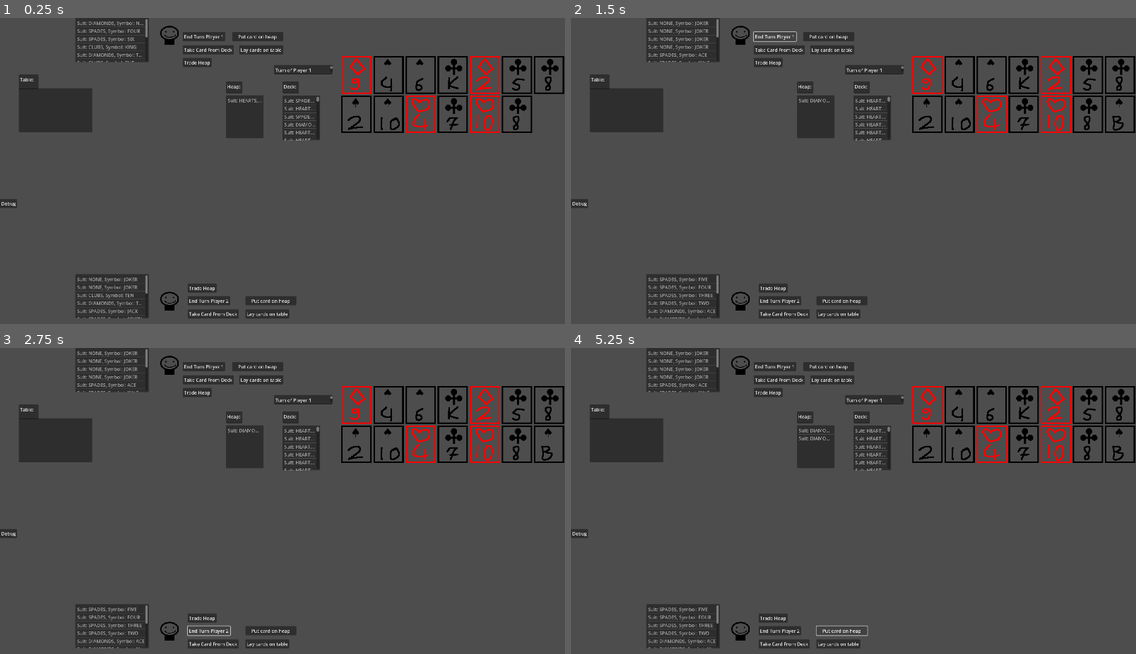
Above: before the commit, frames 1-4 (two rows, left to right).
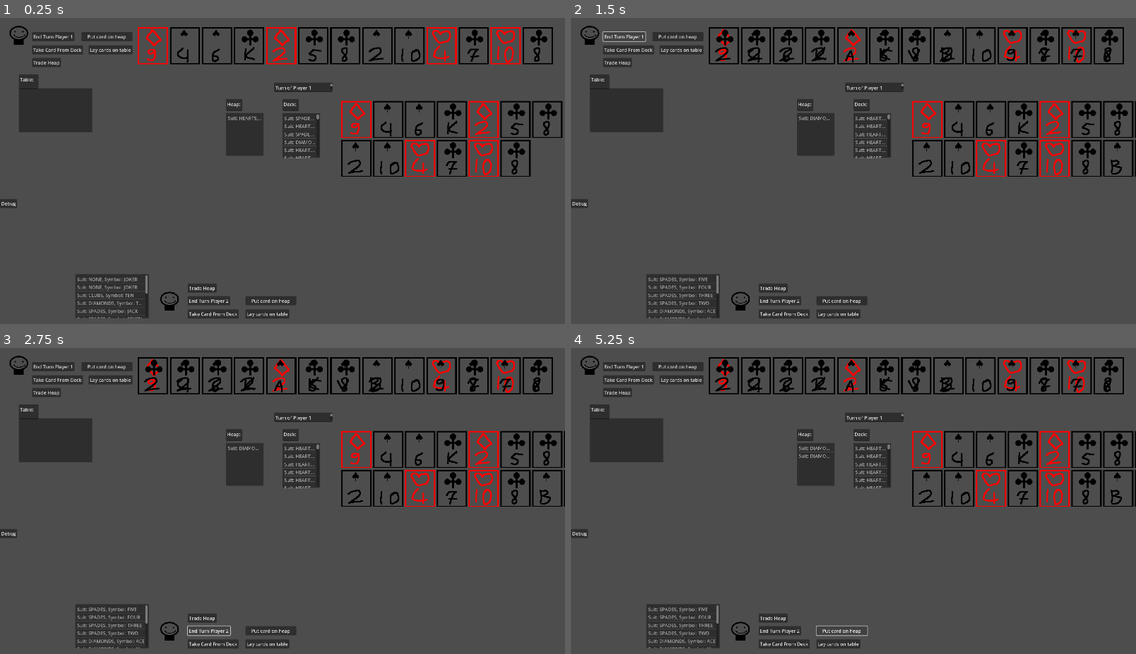
Above: after the commit, the same moments.

Repository: Brentem/JokerRummy
Game: Godot game, scene res://scenes/main.tscn
The game is run twice, just before and just after one commit, with the same random seed, the same clock (stepped at 60 frames per second) and the same inputs.
Inputs:
- Up to frame 1 (0.25 s): no input
- Up to frame 2 (1.5 s): click "Debug" at 0.5 s; click "End Turn Player 1" at 1.25 s
- Up to frame 3 (2.75 s): click "End Turn Player 2" at 2 s
- Up to frame 4 (5.25 s): click "Take Card From Deck" at 2.75 s; click "Take Card From Deck" at 3.5 s; click "Put card on heap" at 4.25 s; click "Put card on heap" at 5 s

The runs differ from the first frame. In frame 1, 12% of the frame differs, in the area x 1-100%, y 0-52%; in frame 2, 12%; in frame 3, 13%; in frame 4, 13%.

Commit message:
Drawing Player One's hand with Node2D.

Diff:
--- a/project/project.godot
+++ b/project/project.godot
@@ -12,7 +12,7 @@
 
 config/name="JokerRummy"
 run/main_scene="res://scenes/main.tscn"
-config/features=PackedStringArray("4.3", "Forward Plus")
+config/features=PackedStringArray("4.4", "Forward Plus")
 config/icon="res://icon.svg"
 
 [display]
--- a/project/scenes/card.tscn
+++ b/project/scenes/card.tscn
@@ -12,7 +12,7 @@
 [node name="Sprite2D" type="Sprite2D" parent="."]
 texture = ExtResource("1_x34e1")
 region_enabled = true
-region_rect = Rect2(105, 520, 105, 130)
+region_rect = Rect2(105, 520, 104, 128)
 
 [node name="CollisionShape2D" type="CollisionShape2D" parent="."]
 shape = SubResource("RectangleShape2D_nl0c6")
--- a/project/scenes/main.tscn
+++ b/project/scenes/main.tscn
@@ -12,23 +12,23 @@
 
 [node name="HeapText" type="TextEdit" parent="Text"]
 offset_left = 768.0
-offset_top = 216.0
+offset_top = 276.0
 offset_right = 824.0
-offset_bottom = 256.0
+offset_bottom = 316.0
 text = "Heap:"
 
 [node name="DeckText" type="TextEdit" parent="Text"]
 offset_left = 960.0
-offset_top = 216.0
+offset_top = 276.0
 offset_right = 1016.0
-offset_bottom = 256.0
+offset_bottom = 316.0
 text = "Deck:"
 
 [node name="TurnText" type="TextEdit" parent="Text"]
 offset_left = 932.0
-offset_top = 160.0
+offset_top = 220.0
 offset_right = 1130.0
-offset_bottom = 192.0
+offset_bottom = 252.0
 text = "Turn of"
 
 [node name="TableText" type="TextEdit" parent="Text"]
@@ -44,9 +44,9 @@
 [node name="Buttons" type="Node" parent="."]
 
 [node name="TurnButton1" type="Button" parent="Buttons"]
-offset_left = 621.0
+offset_left = 109.0
 offset_top = 48.0
-offset_right = 765.0
+offset_right = 253.0
 offset_bottom = 79.0
 text = "End Turn Player 1"
 
@@ -58,9 +58,9 @@
 text = "End Turn Player 2"
 
 [node name="DeckButton1" type="Button" parent="Buttons"]
-offset_left = 621.0
+offset_left = 109.0
 offset_top = 93.0
-offset_right = 794.0
+offset_right = 282.0
 offset_bottom = 124.0
 text = "Take Card From Deck"
 
@@ -72,9 +72,9 @@
 text = "Take Card From Deck"
 
 [node name="HeapButton1" type="Button" parent="Buttons"]
-offset_left = 789.0
+offset_left = 277.0
 offset_top = 48.0
-offset_right = 962.0
+offset_right = 450.0
 offset_bottom = 79.0
 text = "Put card on heap"
 
@@ -86,9 +86,9 @@
 text = "Put card on heap"
 
 [node name="TableButton1" type="Button" parent="Buttons"]
-offset_left = 813.0
+offset_left = 301.0
 offset_top = 93.0
-offset_right = 962.0
+offset_right = 450.0
 offset_bottom = 124.0
 text = "Lay cards on table"
 
@@ -100,9 +100,9 @@
 text = "Lay cards on table"
 
 [node name="TradeHeapButton1" type="Button" parent="Buttons"]
-offset_left = 621.0
+offset_left = 109.0
 offset_top = 136.0
-offset_right = 719.0
+offset_right = 207.0
 offset_bottom = 167.0
 text = "Trade Heap"
 
@@ -123,19 +123,19 @@
 
 [node name="DeckList" type="ItemList" parent="ItemLists"]
 offset_left = 960.0
-offset_top = 264.0
+offset_top = 324.0
 offset_right = 1088.0
-offset_bottom = 416.0
+offset_bottom = 476.0
 
 [node name="HeapList" type="ItemList" parent="ItemLists"]
 offset_left = 768.0
-offset_top = 263.0
+offset_top = 323.0
 offset_right = 896.0
-offset_bottom = 409.0
+offset_bottom = 469.0
 
 [node name="PlayerOneList" type="ItemList" parent="ItemLists"]
-offset_left = 256.0
-offset_right = 506.0
+offset_left = -256.0
+offset_right = -6.0
 offset_bottom = 150.0
 select_mode = 1
 
@@ -154,9 +154,9 @@
 
 [node name="PlayerOneCardsContainer" type="MarginContainer" parent="."]
 offset_left = 1160.0
-offset_top = 128.0
+offset_top = 280.0
 offset_right = 1860.0
-offset_bottom = 428.0
+offset_bottom = 580.0
 script = ExtResource("2_2esfj")
 card_scene = ExtResource("3_o5ij3")
 
@@ -170,10 +170,13 @@
 layout_mode = 2
 
 [node name="Player1" parent="." instance=ExtResource("3_a3nih")]
-position = Vector2(576, 59)
+position = Vector2(64, 59)
 
 [node name="Player2" parent="." instance=ExtResource("3_a3nih")]
 position = Vector2(576, 964)
+
+[node name="CardContainer" type="Node2D" parent="."]
+position = Vector2(520, 93)
 
 [connection signal="pressed" from="Buttons/TurnButton1" to="." method="_on_turn_button_pressed" binds= [0]]
 [connection signal="pressed" from="Buttons/TurnButton2" to="." method="_on_turn_button_pressed" binds= [1]]
--- a/project/scripts/main.gd
+++ b/project/scripts/main.gd
@@ -11,6 +11,8 @@
 const HeapButton := "HeapButton"
 const TableButton := "TableButton"
 const TradeHeapButton := "TradeHeapButton"
+
+var card_scene = preload("res://scenes/card.tscn")
 
 enum Event
 {
@@ -91,6 +93,15 @@
 	for i in range(7, 13):
 		$PlayerOneCardsContainer.add_card(uiLogic._playerCards[0][i], 2)
 
+	var position = Vector2(0.0, 0.0)
+	for i in 13:
+		var card = card_scene.instantiate()
+		var rect = card.get_node("Sprite2D").get_rect()
+		card.SetCardType(uiLogic._playerCards[0][i])
+		card.position = position
+		$CardContainer.add_child(card)
+		position.x = position.x + (rect.size.x + 5)
+
 	var players : Array[Player]
 	players.append($Player1)
 	players.append($Player2)
Not shown: 1 places in project/scenes/card.tscn that only renumber resources
Not shown: 1 places in project/scenes/main.tscn that only renumber resources
Not shown: 1 places in project/scenes/player.tscn that only renumber resources
Not shown, added: project/scripts/card.gd.uid
Not shown, added: project/scripts/card_logic.gd.uid
Not shown, added: project/scripts/card_types.gd.uid
Not shown, added: project/scripts/cards_container_manager.gd.uid
Not shown, added: project/scripts/deck.gd.uid
Not shown, added: project/scripts/gui_controller.gd.uid
Not shown, added: project/scripts/main.gd.uid
Not shown, added: project/scripts/player.gd.uid
Not shown, added: project/scripts/player_state_machine.gd.uid
(and 1 more such lines)
